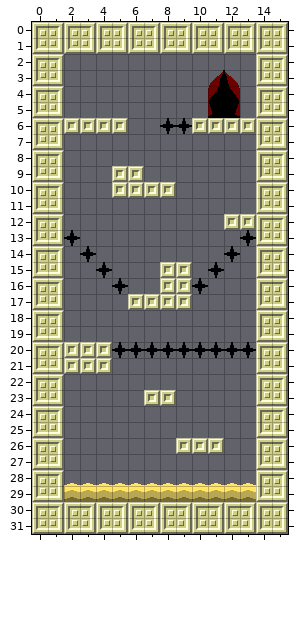
Level history. Tiled map: maps/test3.tmx. Above, as it was before the edit.
Cells are 16x16 px. Shown: x 0..15, y 0..31.
The same view after the edit:
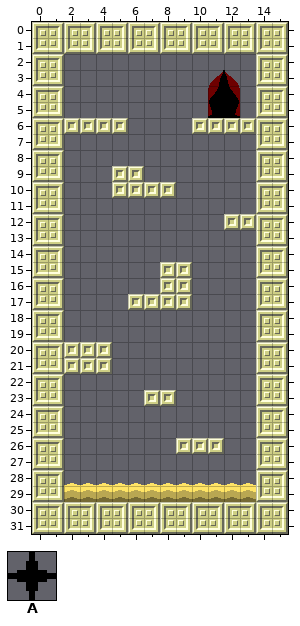
Key: from "blocks": A 28.
Objects are placed by their top-left corner, in cells (3,4 is the top-left corner of cell 3,4); size is 1x1 cell unless given.
Difference:
--- layer "oce_objects"
-A "Spyke" at 8,6
-A "Spyke" at 9,6
-A "Spyke" at 5,20
-A "Spyke" at 6,20
-A "Spyke" at 7,20
-A "Spyke" at 8,20
-A "Spyke" at 9,20
-A "Spyke" at 10,20
-A "Spyke" at 11,20
-A "Spyke" at 12,20
-A "Spyke" at 13,20
--- layer "lolo_objects"
-A "Spyke" at 2,13
-A "Spyke" at 13,13
-A "Spyke" at 3,14
-A "Spyke" at 12,14
-A "Spyke" at 4,15
-A "Spyke" at 11,15
-A "Spyke" at 5,16
-A "Spyke" at 10,16
